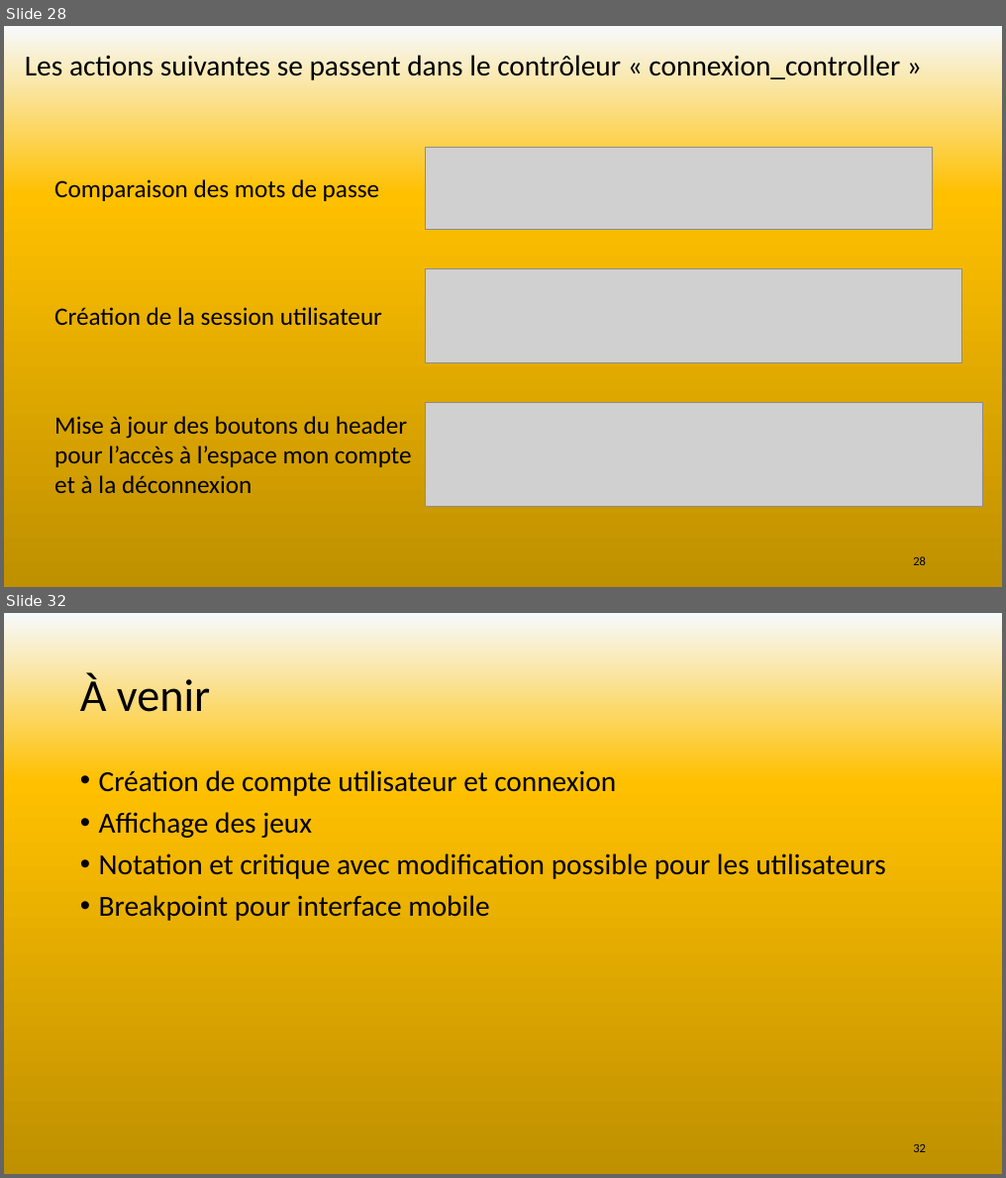
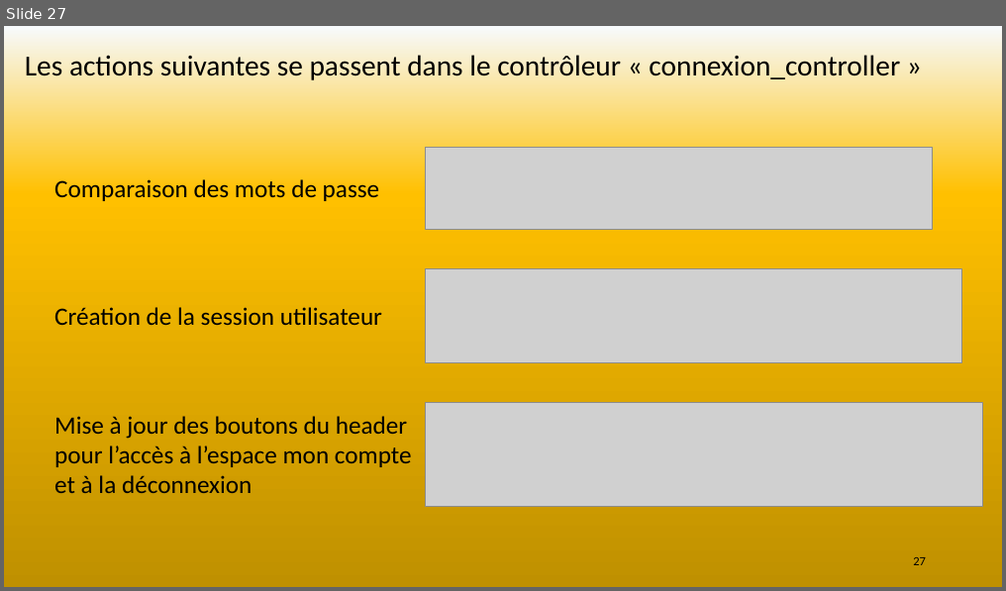
Before and after one commit to SebLeyr/Rotten_potatoes, a slide deck: Conception/Rotten potatoes.pptx. Shown one above the other, each under a label of ours: slides 28 and 32 before the commit, slide 27 after it; the slides between them are not shown. The pictures are 1006x1178 and 1006x591 pixels, drawn with LibreOffice and Linux fonts; fonts in the diff are those of the drawing; grey boxes stand for pictures. Boxes give left, top, right and bottom in pixels: in the first picture for what was removed or moved away, otherwise in the second. Text is boxed around its words. In the diff, an @@ line names an element or a change of style, - is before the commit and + after.

```diff
--- a/Conception/Rotten potatoes.pptx
+++ b/Conception/Rotten potatoes.pptx
@@ slide 32 removed at (4,613,1002,1174), background gradient #F7FAFD to #FFC000 to #BF9000 to #FFFFFF @@
@@ title removed at (80,673,210,712) @@
-À venir
@@ text removed at (99,770,885,921) @@
-• Création de compte utilisateur et connexion
-• Affichage des jeux
-• Notation et critique avec modification possible pour les utilisateurs
-• Breakpoint pour interface mobile
@@ page number removed at (913,1145,926,1153) @@
-32
@@ what was slide 28 is now slide 27 @@
@@ page number at (913,558,926,566): text changed @@
-28
+27
```
Also in this commit, not shown: 5 slides changed, 9 slides added, 3 other slides removed, 1 other file.
